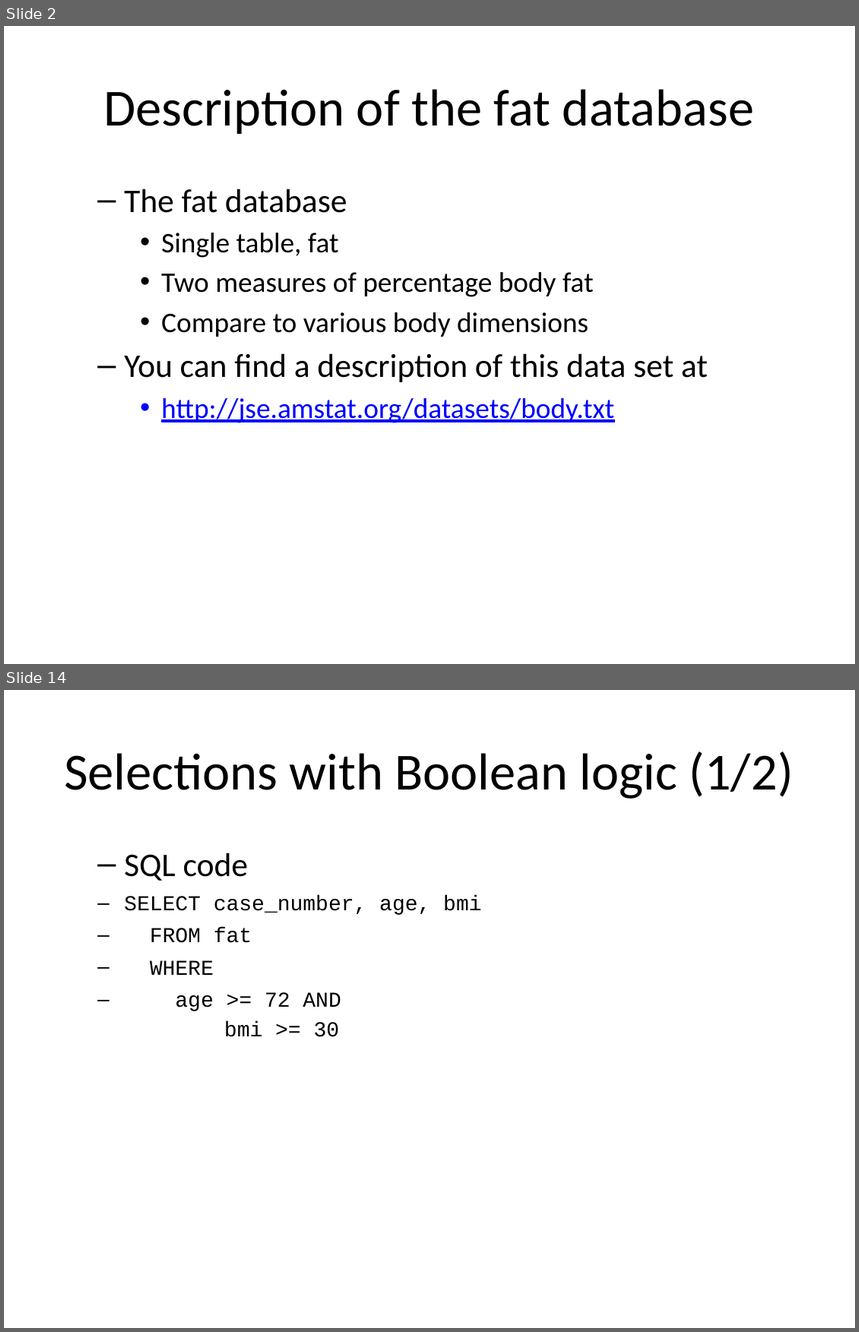
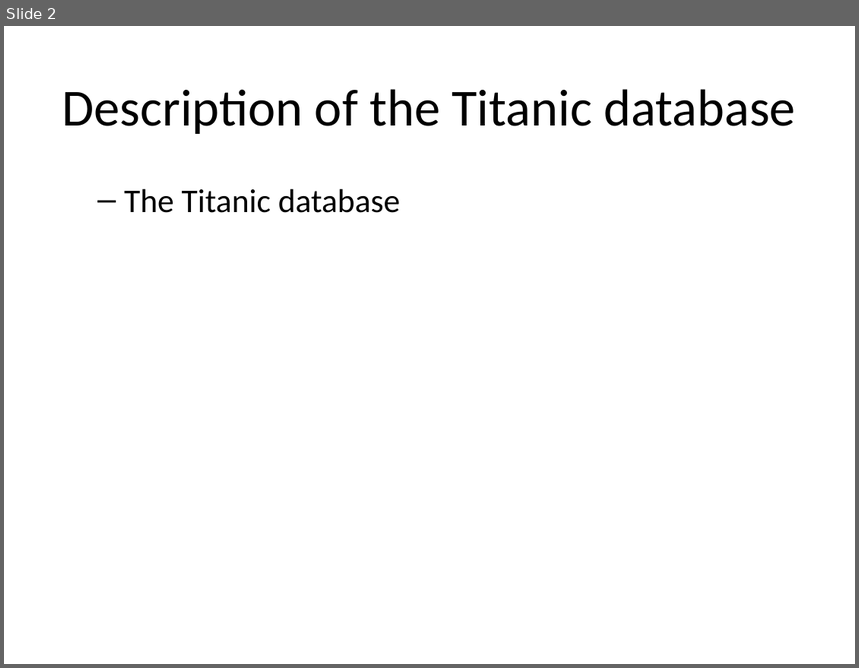
Before and after one commit to pmean/introduction-to-sql, a slide deck: src/where.pptx. Shown one above the other, each under a label of ours: slides 2 and 14 before the commit, slide 2 after it; the slides between them are not shown. The pictures are 859x1332 and 859x668 pixels, drawn with LibreOffice and Linux fonts; fonts in the diff are those of the drawing. Boxes give left, top, right and bottom in pixels: in the first picture for what was removed or moved away, otherwise in the second. Text is boxed around its words. In the diff, an @@ line names an element or a change of style, - is before the commit and + after.

```diff
--- a/src/where.pptx
+++ b/src/where.pptx
@@ slide 14 removed at [4, 690, 855, 1328], background #FFFFFF @@
@@ title removed at [64, 752, 794, 799] @@
-Selections with Boolean logic (1/2)
@@ text removed at [124, 853, 481, 1037] @@
-  – SQL code
-SELECT case_number, age, bmi
-FROM fat
-WHERE
-age >= 72 AND
-bmi >= 30
@@ slide 2 changed as well @@
@@ title at [62, 89, 795, 134]: text changed @@
-Description of the fat database
+Description of the Titanic database
@@ text at [124, 189, 401, 213]: text changed; size 24 to 28 pt @@
-  – The fat database
-    • Single table, fat
-    • Two measures of percentage body fat
-    • Compare to various body dimensions
-  – You can find a description of this data set at
-    • http://jse.amstat.org/datasets/body.txt
+  – The Titanic database
```
Also in this commit, not shown: 3 other slides changed, 34 other slides removed, 3 other files.
